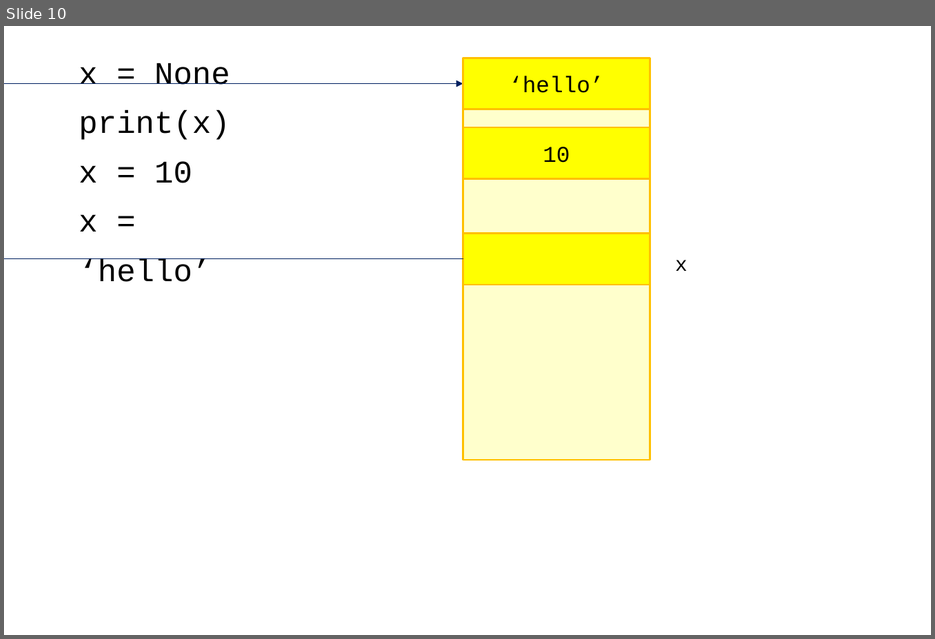
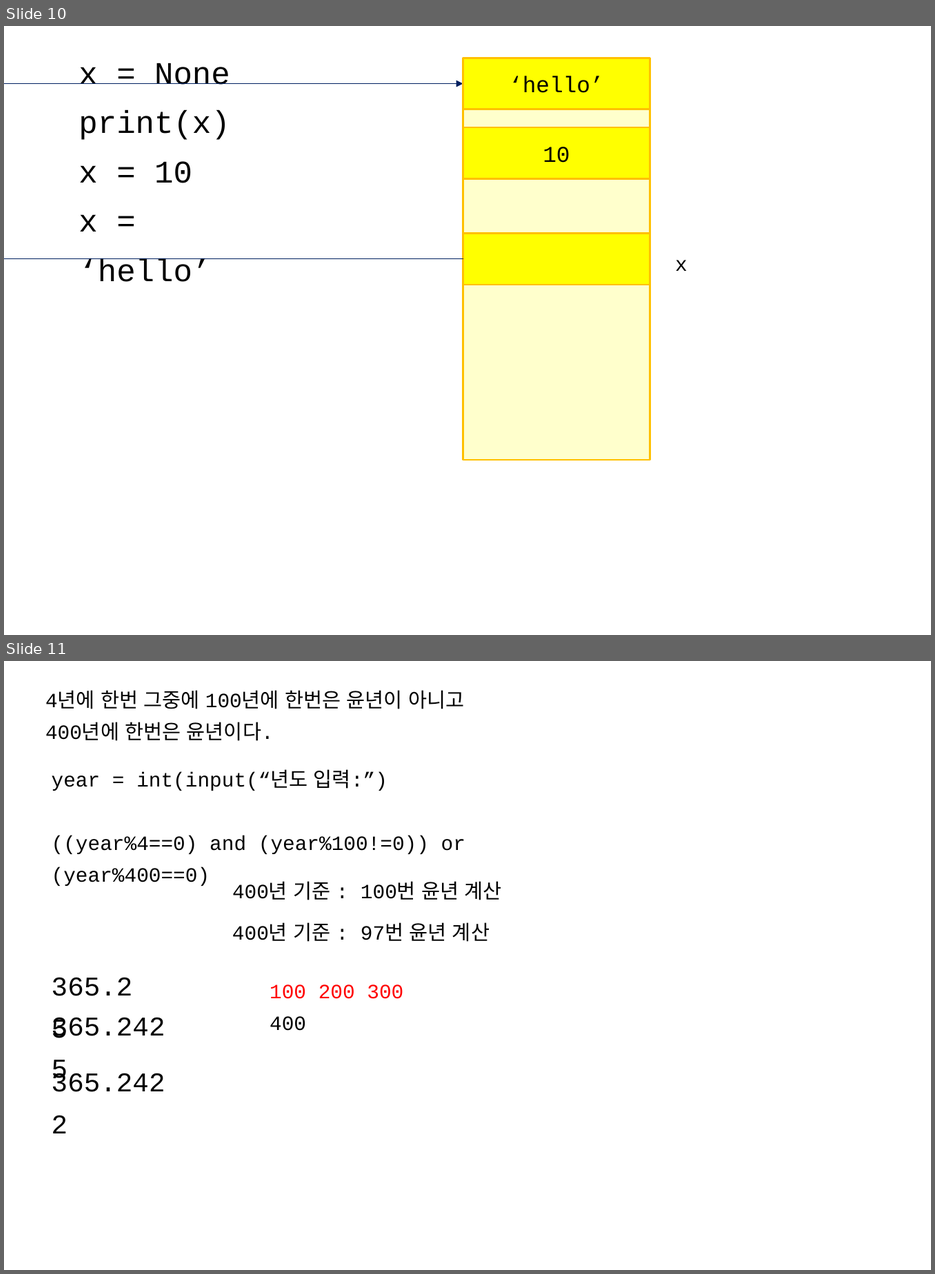
Before and after one commit to imguru-mooc/python, a slide deck: python_판서.pptx. Shown one above the other, each under a label of ours: slide 10 before the commit, slides 10 and 11 after it. The pictures are 935x639 and 935x1274 pixels, drawn with LibreOffice and Linux fonts; fonts in the diff are those of the drawing. Boxes give left, top, right and bottom in pixels: in the first picture for what was removed or moved away, otherwise in the second. Text is boxed around its words. In the diff, an @@ line names an element or a change of style, - is before the commit and + after.

```diff
--- a/python_판서.pptx
+++ b/python_판서.pptx
@@ slide 11 added at (4,661,931,1270), background #FFFFFF @@
@@ text added at (45,690,464,741), 18 pt, text #000000 @@
+4년에 한번 그중에 100년에 한번은 윤년이 아니고
+400년에 한번은 윤년이다.
@@ text added at (52,769,466,886), 18 pt, text #000000 @@
+year = int(input(“년도 입력:”)
+((year%4==0) and (year%100!=0)) or (year%400==0)
@@ text added at (232,881,502,900), 18 pt, text #000000 @@
+400년 기준 : 100번 윤년 계산
@@ text added at (232,923,490,942), 18 pt, text #000000 @@
+400년 기준 : 97번 윤년 계산
@@ text added at (52,977,133,996), 24 pt, text #000000 @@
+365.25
@@ text added at (270,985,404,1031), 18 pt, text #FF0000 @@
+100 200 300 400
@@ text added at (52,1017,165,1038), 24 pt, text #000000 @@
+365.2425
@@ text added at (52,1072,165,1092), 24 pt, text #000000 @@
+365.2422
```
Also in this commit, not shown: 32 other slides added, 1 other file.
